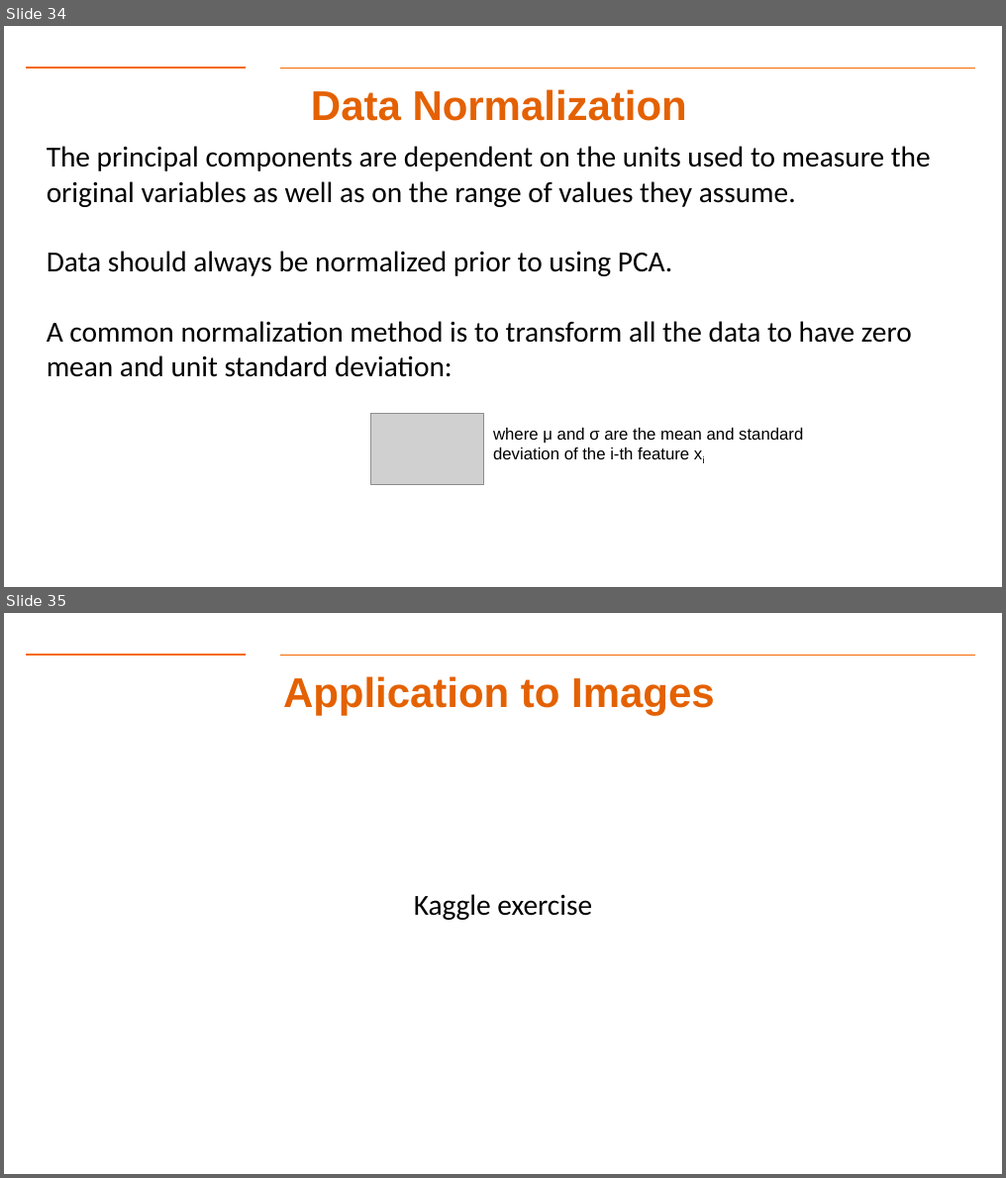
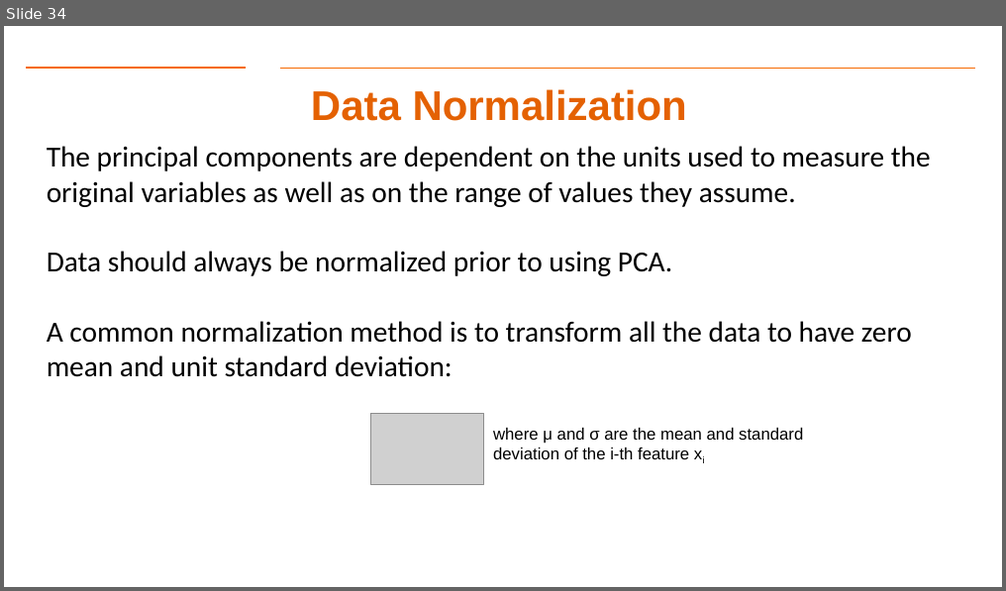
Before and after one commit to gk5951/RIT-DSCI-633-FDS, a slide deck: Syllabus/Lecture14/Lec14.pptx. Shown one above the other, each under a label of ours: slides 34 and 35 before the commit, slide 34 after it. The pictures are 1006x1178 and 1006x591 pixels, drawn with LibreOffice and Linux fonts; fonts in the diff are those of the drawing; grey boxes stand for pictures; background and template pictures are left out. Boxes give left, top, right and bottom in pixels: in the first picture for what was removed or moved away, otherwise in the second. Text is boxed around its words. In the diff, an @@ line names an element or a change of style, - is before the commit and + after.

```diff
--- a/Syllabus/Lecture14/Lec14.pptx
+++ b/Syllabus/Lecture14/Lec14.pptx
@@ slide 35 removed at (4,613,1002,1174), background #FFFFFF; not listed: 2 template elements that a slide beside it also shows @@
@@ title removed at (283,676,715,715) @@
-Application to Images
@@ text removed at (414,894,592,920) @@
-Kaggle exercise
```
Also in this commit, not shown: 1 slide changed, 2 other files.
